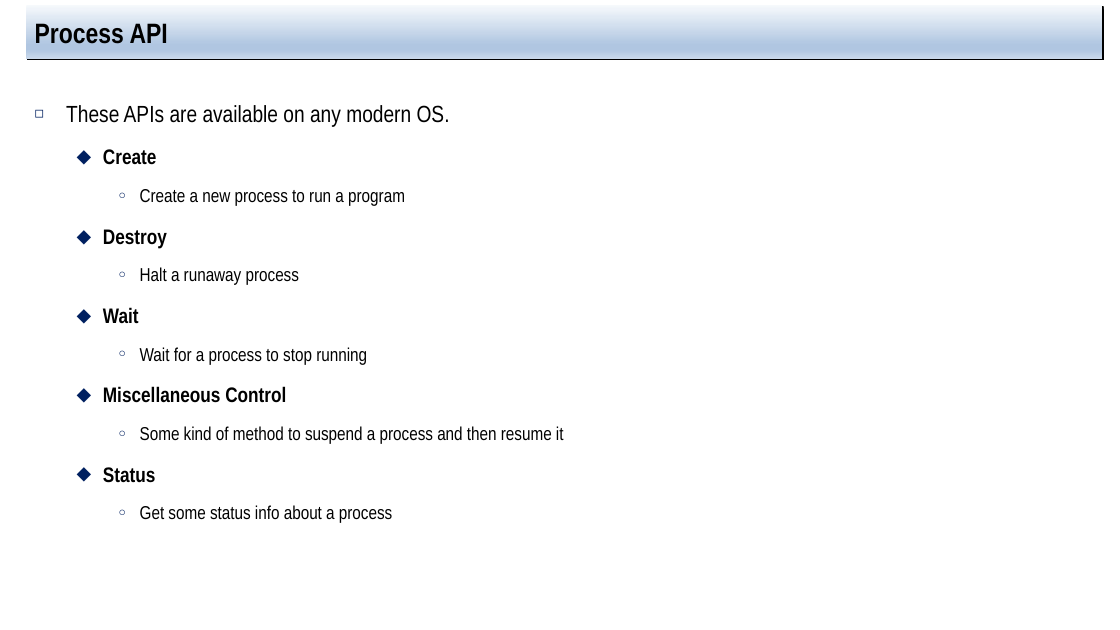
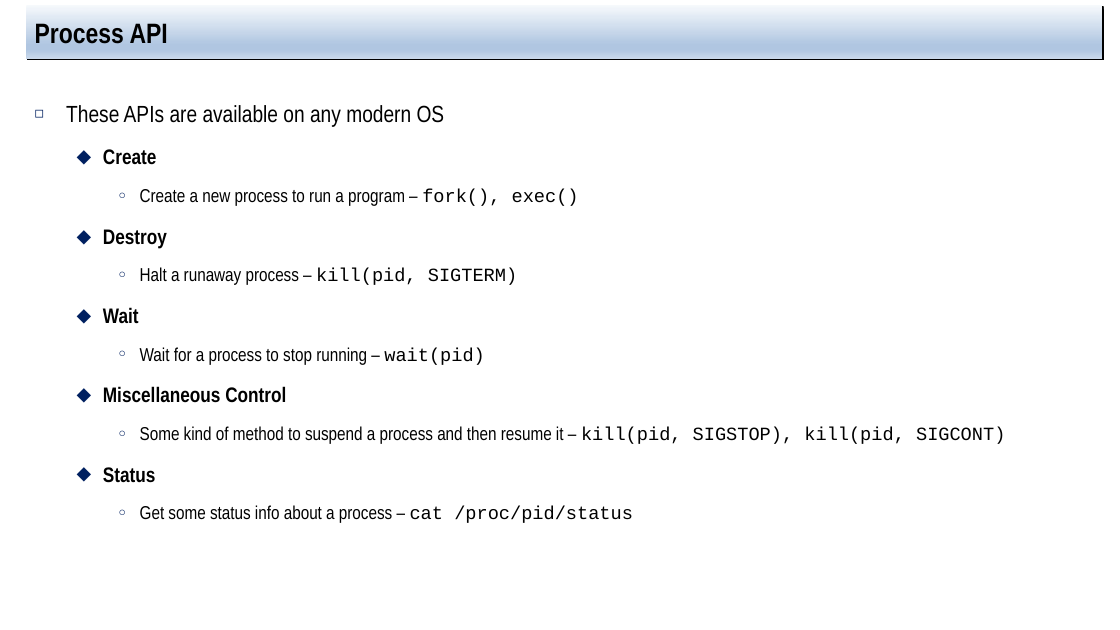
Before and after one commit to jachermocilla/extra-course-materials, a slide deck: slide 8 of cmsc125/ostep/slides/01.Virtualization/04.The_abstraction_the_process.pptx (slide 7 before the commit). Drawn at 1120x630 pixels with LibreOffice and Linux fonts; fonts in the diff are those of the drawing. Boxes give left, top, right and bottom in pixels: in the first picture for what was removed or moved away, otherwise in the second. Text is boxed around its words. In the diff, an @@ line names an element or a change of style, - is before the commit and + after.

```diff
--- a/cmsc125/ostep/slides/01.Virtualization/04.The_abstraction_the_process.pptx
+++ b/cmsc125/ostep/slides/01.Virtualization/04.The_abstraction_the_process.pptx
@@ text at [66, 105, 445, 127]: text changed @@
-◻ These APIs are available on any modern OS.
+◻ These APIs are available on any modern OS
@@ text at [140, 189, 579, 206]: text changed @@
-    ○ Create a new process to run a program
+    ○ Create a new process to run a program – fork(), exec()
@@ text at [140, 267, 517, 285]: text changed @@
-    ○ Halt a runaway process
+    ○ Halt a runaway process – kill(pid, SIGTERM)
@@ text at [140, 347, 484, 365]: text changed @@
-    ○ Wait for a process to stop running
+    ○ Wait for a process to stop running – wait(pid)
@@ text at [140, 426, 1005, 444]: text changed @@
-    ○ Some kind of method to suspend a process and then resume it
+    ○ Some kind of method to suspend a process and then resume it – kill(pid, SIGSTOP), kill(pid, SIGCONT)
@@ text at [140, 505, 633, 523]: text changed @@
-    ○ Get some status info about a process
+    ○ Get some status info about a process – cat /proc/pid/status
```
Also in this commit, not shown: 10 other slides changed, 3 slides added, 1 other file.
